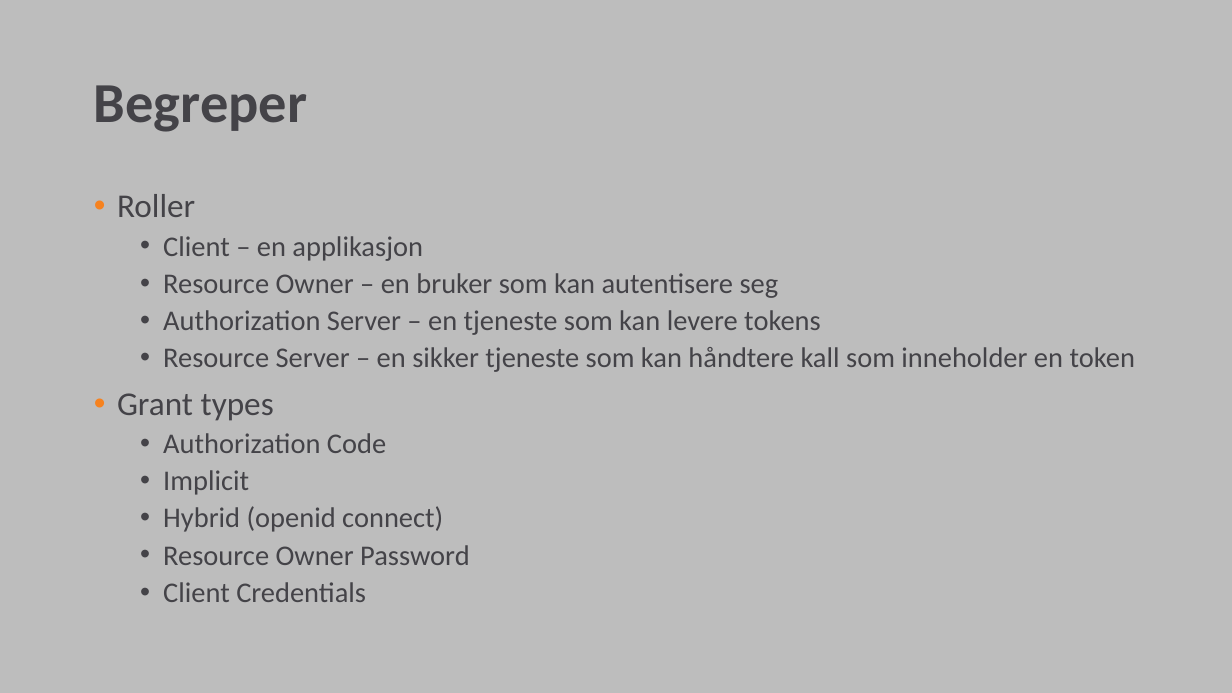
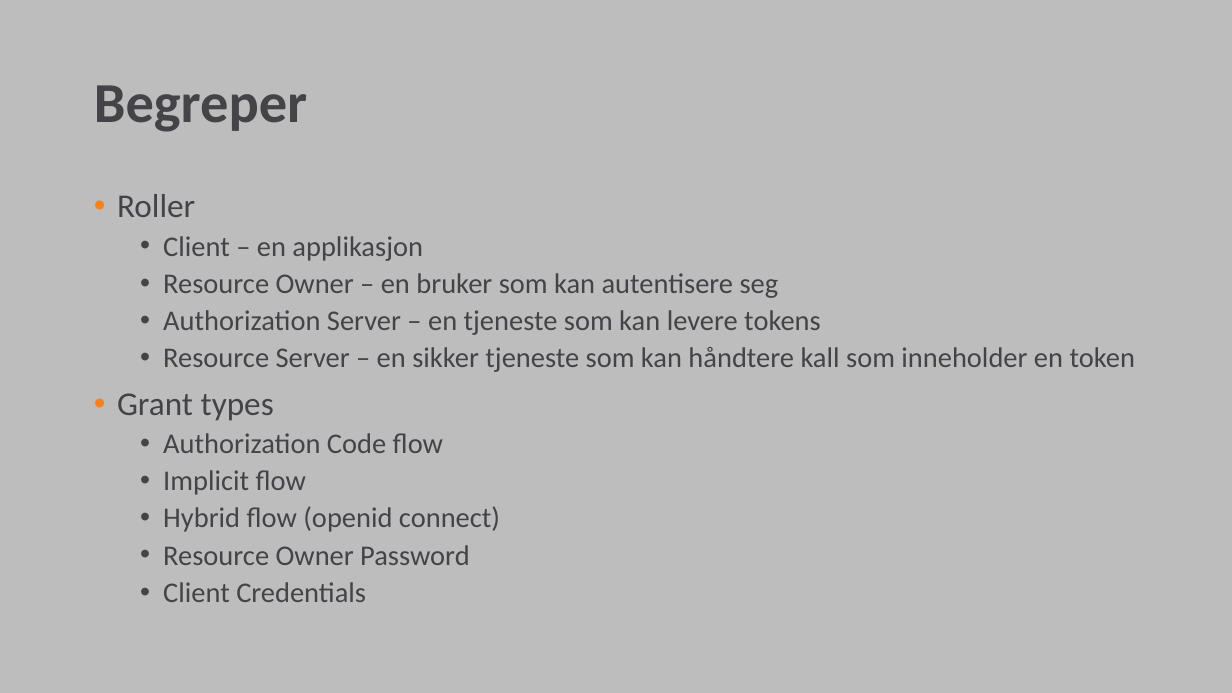
Before and after one commit to emedbo/fagkveld-idsvr4, a slide deck: slide 7 of Ppt/IdentityServer fagkveld.pptx (slide 6 before the commit). Drawn at 1232x693 pixels with LibreOffice and Linux fonts; fonts in the diff are those of the drawing; background and template pictures are left out. Boxes give left, top, right and bottom in pixels: in the first picture for what was removed or moved away, otherwise in the second. Text is boxed around its words. In the diff, an @@ line names an element or a change of style, - is before the commit and + after.

Commit message:
siste endringer

```diff
--- a/Ppt/IdentityServer fagkveld.pptx
+++ b/Ppt/IdentityServer fagkveld.pptx
@@ text at (163, 433, 500, 532): text changed @@
-  • Authorization Code
-  • Implicit
-  • Hybrid (openid connect)
+  • Authorization Code flow
+  • Implicit flow
+  • Hybrid flow (openid connect)
```
